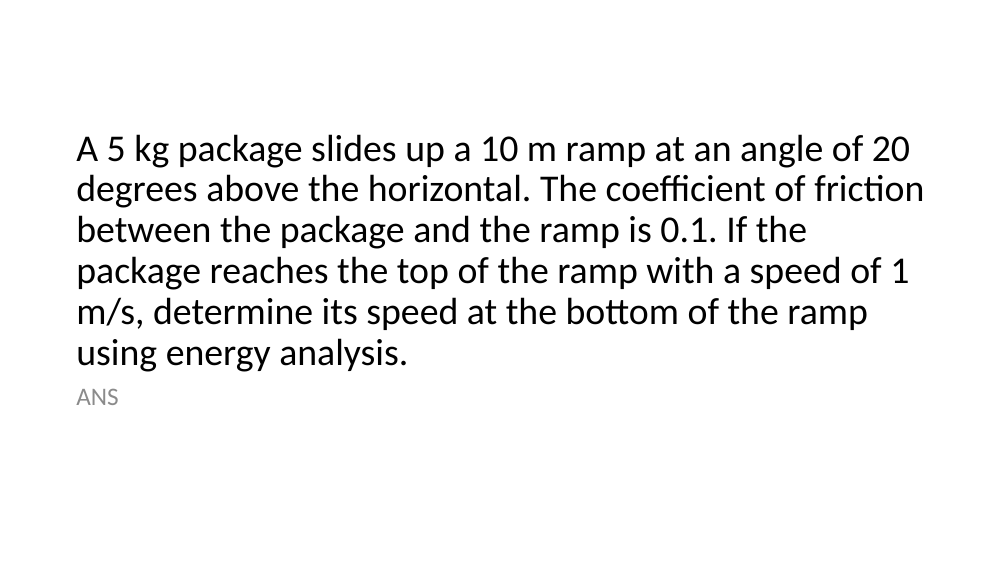
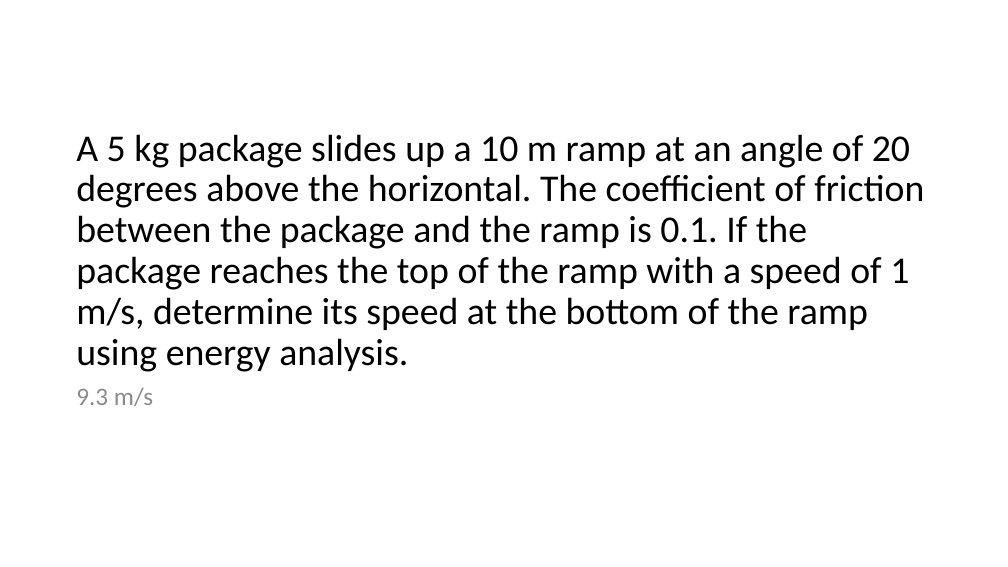
Before and after one commit to jwknaup/Junior, a slide deck: slide 8 of SI - 121/Exam 3 Review Ch 6-8.pptx. Drawn at 1008x567 pixels with LibreOffice and Linux fonts; fonts in the diff are those of the drawing. Boxes give left, top, right and bottom in pixels: in the first picture for what was removed or moved away, otherwise in the second. Text is boxed around its words. In the diff, an @@ line names an element or a change of style, - is before the commit and + after.

```diff
--- a/SI - 121/Exam 3 Review Ch 6-8.pptx
+++ b/SI - 121/Exam 3 Review Ch 6-8.pptx
@@ text at (76, 387, 153, 406): text changed @@
-ANS
+9.3 m/s
```
Also in this commit, not shown: 8 other slides changed.
